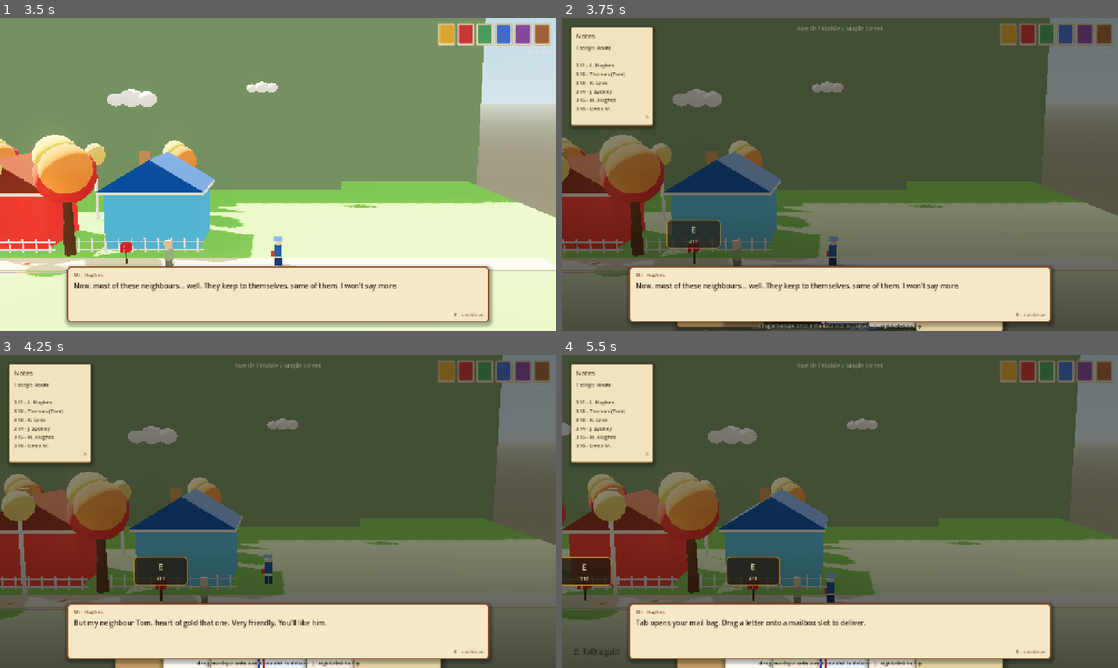
Above: before the commit, frames 1-4 (two rows, left to right).
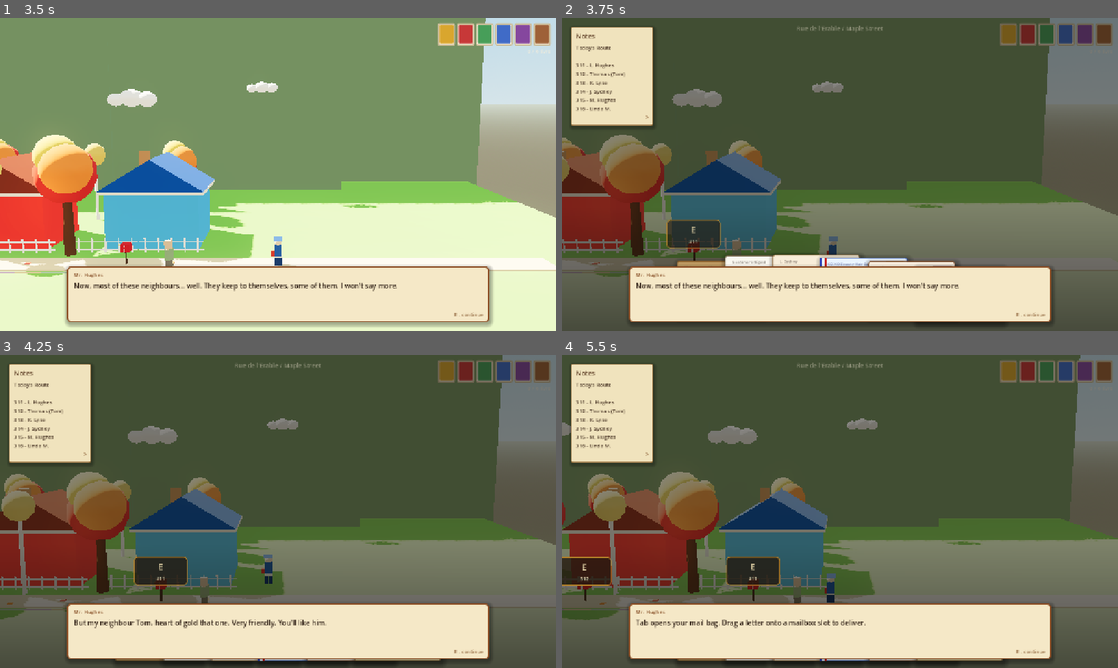
Above: after the commit, the same moments.

Repository: mariam-arab/Mailman
Game: Godot game, scene res://scenes/levels/neighborhood_01.tscn
Same seed, same stepped clock (60 frames per second), same inputs: the game is played once before the commit and once after it.
Inputs (mouse positions are in pixels of both pictures, inside the frame that each line leads up to):
- Up to frame 1 (3.5 s): tap Enter at 0.5 s; move the mouse to (400, 158) at 0.52 s; hold D (move_right) 0.53-1.25 s; hold E (interact) 0.53-1.25 s; click (400, 158) at 0.67 s; tap Space (jump) at 0.77 s; drag from (166, 190) to (250, 237) at 1.27 s; move the mouse to (333, 105) at 2.02 s; hold D (move_right) 2.03-2.75 s; hold E (interact) 2.03-2.75 s; drag from (250, 237) to (111, 127) at 2.77 s
- Up to frame 2 (3.75 s): move the mouse to (1006, 221) at 3.52 s; hold A (move_left) from 3.53 s (still down); hold Tab (inspect_mail) from 3.53 s (still down)
- Up to frame 3 (4.25 s): keep holding A (move_left); keep holding Tab (inspect_mail); tap Space (jump) at 3.77 s; tap E (interact) at 3.8 s
- Up to frame 4 (5.5 s): release A (move_left) at 4.25 s; release Tab (inspect_mail) at 4.25 s; drag from (673, 464) to (756, 433) at 4.27 s; move the mouse to (867, 511) at 5.02 s; hold A (move_left) from 5.03 s (still down); hold E (interact) from 5.03 s (still down); click (867, 511) at 5.17 s

Frame 1 is identical in both runs. In frame 2, 2.7% of the frame differs, in the area x 20-80%, y 75-100%; in frame 3, 1.4%; in frame 4, 1.5%.

Commit message:
move cards and remove instructions

Diff:
--- a/scenes/ui/hud.tscn
+++ b/scenes/ui/hud.tscn
@@ -169,7 +169,7 @@
 theme_override_font_sizes/font_size = 14
 theme_override_colors/font_color = Color(0.55, 0.38, 0.22, 1)
 
-; Tape bar — invisible container kept for script compatibility.
+; Tape bar — hidden, kept for script compatibility.
 [node name="TapeBar" type="Panel" parent="Inspection"]
 anchor_left = 0.5
 anchor_top = 1.0
@@ -179,8 +179,8 @@
 offset_top = -24.0
 offset_right = 230.0
 offset_bottom = 0.0
+visible = false
 mouse_filter = 2
-self_modulate = Color(0, 0, 0, 0)
 
 [node name="PagerHint" type="Label" parent="Inspection/TapeBar"]
 anchors_preset = 15
--- a/scripts/ui/hud.gd
+++ b/scripts/ui/hud.gd
@@ -116,6 +116,7 @@
 
 var _delivered_letters: Dictionary = {}
 var _slotted_cards:     Dictionary = {}
+var _saved_positions:   Dictionary = {}  # letter -> Vector2
 
 
 const _NB_PAGES := [
@@ -202,8 +203,8 @@
 
 
 func set_prompt(text: String) -> void:
-	if _showing_inspection and text == "Tab — open bag to deliver":
-		prompt_label.text = "drag envelope into a mail slot to deliver"
+	if _showing_inspection:
+		prompt_label.text = ""
 	else:
 		prompt_label.text = text
 
@@ -337,6 +338,8 @@
 	if GameState.mail_bag.is_empty() and _delivered_letters.is_empty() and not _showing_inspection:
 		return
 	if _showing_inspection:
+		for card in _cards:
+			_saved_positions[card.get_meta("letter")] = card.position
 		_showing_inspection = false
 		_drag_card   = null
 		_press_card  = null
@@ -376,6 +379,8 @@
 	var bag := GameState.mail_bag
 	for i in bag.size():
 		var card := _make_envelope(bag[i], i, bag.size())
+		if _saved_positions.has(bag[i]):
+			card.position = _saved_positions[bag[i]]
 		envelopes_layer.add_child(card)
 		_cards.append(card)
 	for letter in _delivered_letters:
@@ -403,8 +408,8 @@
 	var step     := clampf(max_step, 55.0, 110.0)
 	var total_w  := EW + (total - 1) * step
 	var x        := (vp.x - total_w) * 0.5 + index * step
-	# Show ~70 px of card above the tape bar; rest stays below screen edge.
-	var y        := vp.y - 46.0 - 70.0
+	# Show ~95 px of card above the bottom edge.
+	var y        := vp.y - 46.0 - 95.0
 	return Vector2(x, y)
 
 
@@ -515,16 +520,16 @@
 
 	var sender := Label.new()
 	sender.name          = "Sender"
-	sender.position      = Vector2(16, 12)
-	sender.size          = Vector2(160, 36)
+	sender.position      = Vector2(16, 8)
+	sender.size          = Vector2(130, 28)
 	sender.autowrap_mode = TextServer.AUTOWRAP_WORD
 	sender.add_theme_font_size_override("font_size", 9)
 	sender.add_theme_color_override("font_color", td["ink"].lerp(Color.WHITE, 0.38))
 
 	var addr := Label.new()
 	addr.name                 = "Address"
-	addr.position             = Vector2(14, 60)
-	addr.size                 = Vector2(EW - 28.0, 62.0)
+	addr.position             = Vector2(14, 42)
+	addr.size                 = Vector2(EW - 28.0, 48.0)
 	addr.horizontal_alignment = HORIZONTAL_ALIGNMENT_CENTER
 	addr.autowrap_mode        = TextServer.AUTOWRAP_WORD
 	addr.add_theme_font_size_override("font_size", 17)
@@ -532,8 +537,8 @@
 
 	var recip := Label.new()
 	recip.name                 = "Recipient"
-	recip.position             = Vector2(14, 128)
-	recip.size                 = Vector2(EW - 28.0, 24.0)
+	recip.position             = Vector2(14, 94)
+	recip.size                 = Vector2(EW - 28.0, 22.0)
 	recip.horizontal_alignment = HORIZONTAL_ALIGNMENT_CENTER
 	recip.add_theme_font_size_override("font_size", 11)
 	recip.add_theme_color_override("font_color", td["ink"].lerp(Color.WHITE, 0.28))
@@ -710,6 +715,7 @@
 			if _slot_panels.has(node):
 				var sp: Panel = _slot_panels[node]
 				sp.position = screen_pos - sp.size * 0.5
+				envelopes_layer.move_child(sp, 0)
 				if _slotted_cards.has(node):
 					var sc: Panel = _slotted_cards[node]
 					if is_instance_valid(sc):
